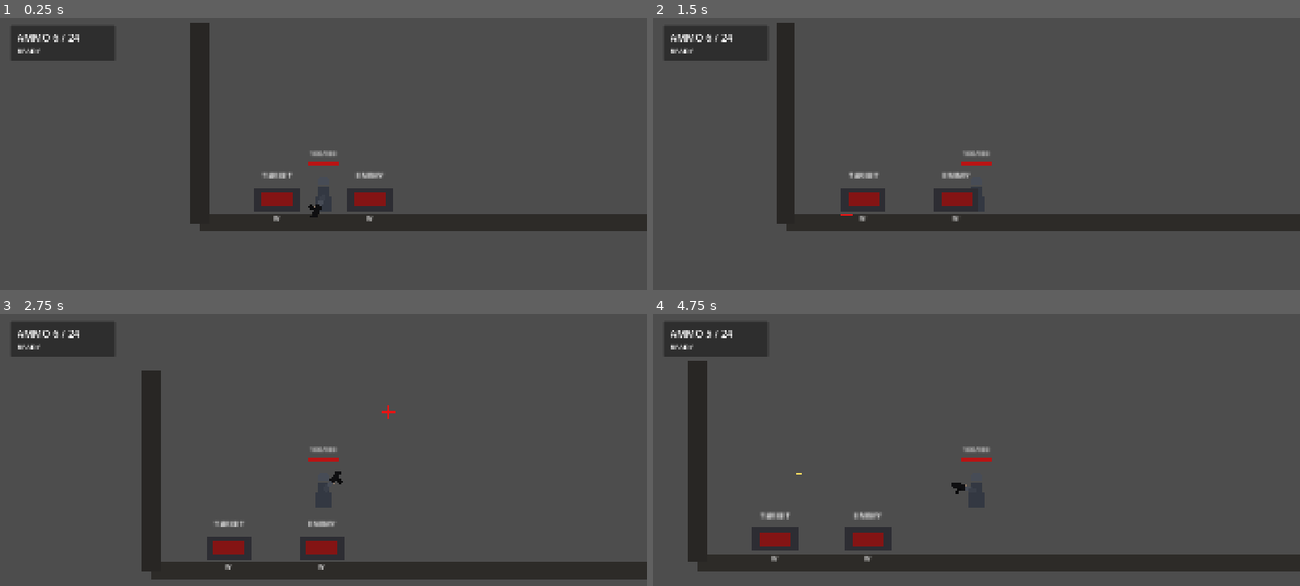
Above: before the commit, frames 1-4 (two rows, left to right).
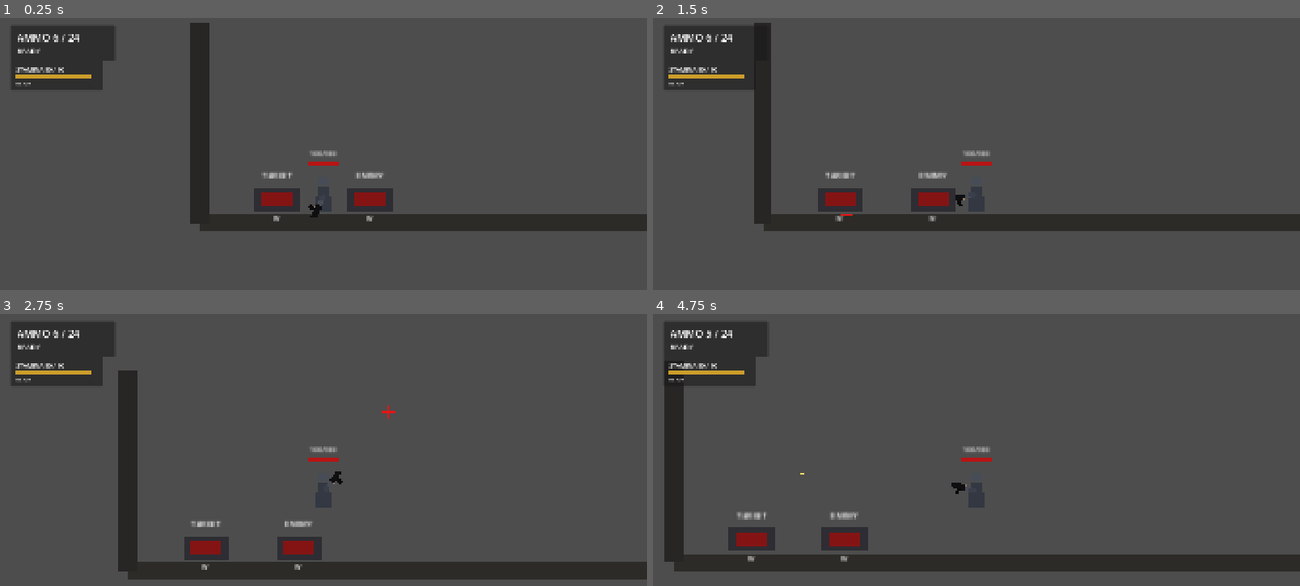
Above: after the commit, the same moments.

Repository: YuiTatsuki1011/projekt-black
Game: Godot game, scene res://scenes/levels/test_level.tscn
The game is run twice, just before and just after one commit, with the same random seed, the same clock (stepped at 60 frames per second) and the same inputs.
Inputs (mouse positions are in pixels of both pictures, inside the frame that each line leads up to):
- Up to frame 1 (0.25 s): no input
- Up to frame 2 (1.5 s): tap Enter at 0.5 s; move the mouse to (1118, 178) at 0.52 s; hold S (crouch) 0.53-1.28 s; hold D (move_right) from 0.53 s (still down); tap Space (jump) at 0.77, 1.07 s; tap Shift (dodge, bound only after the commit) at 0.8, 1.35 s; move the mouse to (847, 213) at 1.27 s
- Up to frame 3 (2.75 s): tap Space (jump) at 1.52, 1.82, 2.3 s; tap F (melee_attack, bound only after the commit) at 1.55, 2.1 s; move the mouse to (388, 411) at 2.02 s; release D (move_right) at 2.03 s; hold A (move_left) from 2.03 s (still down)
- Up to frame 4 (4.75 s): move the mouse to (944, 564) at 2.77 s; release A (move_left) at 2.78 s; hold D (move_right) 2.78-4.28 s; tap Space (jump) at 2.85, 3.02, 3.32, 3.77, 4.07, 4.52 s; tap S (crouch) at 3.05 s; move the mouse to (1170, 547) at 3.52 s; hold S (crouch) 3.53-4.28 s; tap Shift (dodge, bound only after the commit) at 3.8 s; move the mouse to (782, 439) at 4.27 s; hold A (move_left) from 4.28 s (still down); click (782, 439) at 4.35 s; tap F (melee_attack, bound only after the commit) at 4.55 s

The runs differ from the first frame. In frame 1, 1.4% of the frame differs, in the area x 1-16%, y 15-27%; in frame 2, 6.9%; in frame 3, 7.7%, in the area x 1-54%, y 15-98%; in frame 4, 7.2%.

Commit message:
Add melee and dodge prototype

Diff:
--- a/project.godot
+++ b/project.godot
@@ -59,6 +59,16 @@
 "events": [Object(InputEventKey,"resource_local_to_scene":false,"resource_name":"","device":-1,"window_id":0,"alt_press …(190 unchanged characters)…
 ]
 }
+melee_attack={
+"deadzone": 0.5,
+"events": [Object(InputEventKey,"resource_local_to_scene":false,"resource_name":"","device":-1,"window_id":0,"alt_pressed":false,"shift_pressed":false,"ctrl_pressed":false,"meta_pressed":false,"pressed":false,"keycode":70,"physical_keycode":0,"key_label":0,"unicode":0,"location":0,"echo":false,"script":null)
+]
+}
+dodge={
+"deadzone": 0.5,
+"events": [Object(InputEventKey,"resource_local_to_scene":false,"resource_name":"","device":-1,"window_id":0,"alt_pressed":false,"shift_pressed":false,"ctrl_pressed":false,"meta_pressed":false,"pressed":false,"keycode":4194325,"physical_keycode":0,"key_label":0,"unicode":0,"location":0,"echo":false,"script":null)
+]
+}
 
 [layer_names]
 
--- a/scenes/levels/test_level.tscn
+++ b/scenes/levels/test_level.tscn
@@ -7,6 +7,7 @@
 [ext_resource type="PackedScene" path="res://scenes/enemies/training_target.tscn" id="5_training_target"]
 [ext_resource type="PackedScene" path="res://scenes/enemies/approach_enemy.tscn" id="6_approach_enemy"]
 [ext_resource type="PackedScene" path="res://scenes/ui/death_screen.tscn" id="7_death_screen"]
+[ext_resource type="PackedScene" path="res://scenes/ui/stamina_hud.tscn" id="8_stamina_hud"]
 
 [sub_resource type="RectangleShape2D" id="RectangleShape2D_floor"]
 size = Vector2(1200, 24)
@@ -73,4 +74,6 @@
 
 [node name="AmmoHud" parent="." instance=ExtResource("3_hud")]
 
+[node name="StaminaHud" parent="." instance=ExtResource("8_stamina_hud")]
+
 [node name="DeathScreen" parent="." instance=ExtResource("7_death_screen")]
--- a/scenes/player/player.tscn
+++ b/scenes/player/player.tscn
@@ -1,9 +1,11 @@
-[gd_scene load_steps=9 format=3]
+[gd_scene load_steps=12 format=3]
 
 [ext_resource type="Script" path="res://scripts/player/player_controller.gd" id="1_player_controller"]
 [ext_resource type="PackedScene" path="res://scenes/weapons/projectile.tscn" id="2_projectile"]
 [ext_resource type="Script" path="res://scripts/combat/health.gd" id="3_health"]
 [ext_resource type="PackedScene" path="res://scenes/ui/health_indicator.tscn" id="4_health_indicator"]
+[ext_resource type="PackedScene" path="res://scenes/vfx/player_afterimage.tscn" id="5_afterimage"]
+[ext_resource type="PackedScene" path="res://scenes/vfx/player_bleed.tscn" id="6_player_bleed"]
 
 [sub_resource type="RectangleShape2D" id="RectangleShape2D_standing"]
 size = Vector2(18, 42)
@@ -14,11 +16,16 @@
 [sub_resource type="CircleShape2D" id="CircleShape2D_interaction"]
 radius = 54.0
 
+[sub_resource type="RectangleShape2D" id="RectangleShape2D_melee"]
+size = Vector2(56, 34)
+
 [node name="Player" type="CharacterBody2D"]
 collision_layer = 2
 collision_mask = 9
 script = ExtResource("1_player_controller")
 projectile_scene = ExtResource("2_projectile")
+afterimage_scene = ExtResource("5_afterimage")
+player_bleed_vfx_scene = ExtResource("6_player_bleed")
 
 [node name="StandingCollision" type="CollisionShape2D" parent="."]
 position = Vector2(0, -21)
@@ -116,6 +123,24 @@
 rest = Transform2D(1, 0, 0, 1, 18, 0)
 auto_calculate_length_and_angle = false
 
+[node name="MeleeRoot" type="Node2D" parent="."]
+visible = false
+position = Vector2(0, -22)
+
+[node name="MeleeHitArea" type="Area2D" parent="MeleeRoot"]
+collision_layer = 0
+collision_mask = 8
+monitoring = false
+
+[node name="CollisionShape2D" type="CollisionShape2D" parent="MeleeRoot/MeleeHitArea"]
+position = Vector2(30, 0)
+shape = SubResource("RectangleShape2D_melee")
+
+[node name="SlashVisual" type="Polygon2D" parent="MeleeRoot"]
+visible = false
+color = Color(0.92, 0.82, 0.55, 0.72)
+polygon = PackedVector2Array(8, -20, 60, -8, 60, 8, 8, 20, 22, 0)
+
 [node name="Camera2D" type="Camera2D" parent="."]
 position = Vector2(0, -22)
 enabled = true
--- /dev/null
+++ b/scenes/ui/stamina_hud.tscn
@@ -0,0 +1,61 @@
+[gd_scene load_steps=2 format=3]
+
+[ext_resource type="Script" path="res://scripts/ui/stamina_hud.gd" id="1_stamina_hud"]
+
+[node name="StaminaHud" type="CanvasLayer"]
+script = ExtResource("1_stamina_hud")
+
+[node name="Root" type="Control" parent="."]
+layout_mode = 3
+anchors_preset = 15
+anchor_right = 1.0
+anchor_bottom = 1.0
+grow_horizontal = 2
+grow_vertical = 2
+mouse_filter = 2
+
+[node name="Panel" type="PanelContainer" parent="Root"]
+layout_mode = 0
+offset_left = 32.0
+offset_top = 138.0
+offset_right = 304.0
+offset_bottom = 226.0
+mouse_filter = 2
+
+[node name="Margin" type="MarginContainer" parent="Root/Panel"]
+layout_mode = 2
+theme_override_constants/margin_left = 16
+theme_override_constants/margin_top = 12
+theme_override_constants/margin_right = 16
+theme_override_constants/margin_bottom = 12
+
+[node name="Rows" type="VBoxContainer" parent="Root/Panel/Margin"]
+layout_mode = 2
+
+[node name="Label" type="Label" parent="Root/Panel/Margin/Rows"]
+layout_mode = 2
+theme_override_font_sizes/font_size = 18
+text = "STAMINA -- / --"
+
+[node name="Bar" type="Control" parent="Root/Panel/Margin/Rows"]
+custom_minimum_size = Vector2(220, 10)
+layout_mode = 2
+
+[node name="Background" type="ColorRect" parent="Root/Panel/Margin/Rows/Bar"]
+layout_mode = 0
+offset_right = 220.0
+offset_bottom = 10.0
+color = Color(0.06, 0.055, 0.045, 0.9)
+mouse_filter = 2
+
+[node name="Fill" type="ColorRect" parent="Root/Panel/Margin/Rows/Bar"]
+layout_mode = 0
+offset_right = 220.0
+offset_bottom = 10.0
+color = Color(0.8, 0.62, 0.16, 1)
+mouse_filter = 2
+
+[node name="StatusLabel" type="Label" parent="Root/Panel/Margin/Rows"]
+layout_mode = 2
+theme_override_font_sizes/font_size = 14
+text = "READY"
--- /dev/null
+++ b/scenes/vfx/player_afterimage.tscn
@@ -0,0 +1,23 @@
+[gd_scene load_steps=2 format=3]
+
+[ext_resource type="Script" path="res://scripts/combat/afterimage_vfx.gd" id="1_afterimage_vfx"]
+
+[node name="PlayerAfterimage" type="Node2D"]
+modulate = Color(0.55, 0.6, 0.68, 0.34)
+script = ExtResource("1_afterimage_vfx")
+lifetime = 0.2
+
+[node name="Body" type="Polygon2D" parent="."]
+position = Vector2(0, -18)
+color = Color(0.42, 0.48, 0.58, 1)
+polygon = PackedVector2Array(-8, -16, 8, -16, 10, 16, -10, 16)
+
+[node name="Head" type="Polygon2D" parent="."]
+position = Vector2(0, -42)
+color = Color(0.42, 0.48, 0.58, 1)
+polygon = PackedVector2Array(-6, -6, 6, -6, 7, 5, -7, 5)
+
+[node name="Legs" type="Polygon2D" parent="."]
+position = Vector2(0, 1)
+color = Color(0.32, 0.36, 0.44, 1)
+polygon = PackedVector2Array(-8, 0, -2, 0, -2, 18, -8, 18, 2, 0, 8, 0, 8, 18, 2, 18)
--- /dev/null
+++ b/scenes/vfx/player_bleed.tscn
@@ -0,0 +1,13 @@
+[gd_scene load_steps=2 format=3]
+
+[ext_resource type="Script" path="res://scripts/combat/burst_vfx.gd" id="1_burst_vfx"]
+
+[node name="PlayerBleed" type="Node2D"]
+script = ExtResource("1_burst_vfx")
+particle_count = 12
+min_speed = 35.0
+max_speed = 125.0
+lifetime = 0.42
+particle_size = Vector2(2, 2)
+burst_color = Color(0.78, 0.0, 0.02, 1)
+gravity = 120.0
--- /dev/null
+++ b/scripts/combat/afterimage_vfx.gd
@@ -0,0 +1,15 @@
+extends Node2D
+class_name AfterimageVfx
+
+@export var lifetime: float = 0.18
+
+var _age: float = 0.0
+
+
+func _process(delta: float) -> void:
+	_age += delta
+	var ratio := clampf(_age / lifetime, 0.0, 1.0)
+	modulate.a = 1.0 - ratio
+
+	if _age >= lifetime:
+		queue_free()
--- a/scripts/combat/health.gd
+++ b/scripts/combat/health.gd
@@ -9,6 +9,7 @@
 @export var current_health: int = 100
 
 var is_dead: bool = false
+var _invulnerability_remaining: float = 0.0
 
 
 func _ready() -> void:
@@ -17,9 +18,18 @@
 	health_changed.emit(current_health, max_health)
 
 
-func apply_damage(amount: int) -> void:
-	if is_dead or amount <= 0:
+func _process(delta: float) -> void:
+	if _invulnerability_remaining <= 0.0:
 		return
+
+	_invulnerability_remaining -= delta
+	if _invulnerability_remaining < 0.0:
+		_invulnerability_remaining = 0.0
+
+
+func apply_damage(amount: int) -> bool:
+	if is_dead or amount <= 0 or is_damage_blocked():
+		return false
 
 	current_health = maxi(current_health - amount, 0)
 	health_changed.emit(current_health, max_health)
@@ -28,6 +38,8 @@
 	if current_health <= 0:
 		is_dead = true
 		died.emit()
+
+	return true
 
 
 func heal(amount: int) -> void:
@@ -40,5 +52,14 @@
 
 func reset_health() -> void:
 	is_dead = false
+	_invulnerability_remaining = 0.0
 	current_health = max_health
 	health_changed.emit(current_health, max_health)
+
+
+func set_invulnerable_for(duration: float) -> void:
+	_invulnerability_remaining = maxf(_invulnerability_remaining, duration)
+
+
+func is_damage_blocked() -> bool:
+	return _invulnerability_remaining > 0.0
--- a/scripts/player/player_controller.gd
+++ b/scripts/player/player_controller.gd
@@ -6,8 +6,16 @@
 signal reload_started(duration: float)
 signal interact_requested
 signal died
+signal stamina_changed(current_stamina: float, max_stamina: float, overheated: bool)
 
 const ENEMY_COLLISION_MASK: int = 8
+
+enum MeleeState {
+	READY,
+	LUNGE,
+	STRIKE,
+	RECOVERY,
+}
 
 @export var walk_speed: float = 160.0
 @export var crouch_speed_multiplier: float = 0.45
@@ -24,7 +32,24 @@
 @export var damage_knockback_strength: float = 130.0
 @export var damage_knockback_lift: float = -55.0
 @export var damage_knockback_recovery: float = 520.0
+@export var max_stamina: float = 90.0
+@export var melee_stamina_cost: float = 30.0
+@export var stamina_recovery_rate: float = 42.0
+@export var overheat_recovery_rate: float = 32.0
+@export var stamina_recovery_delay: float = 0.55
+@export var melee_lunge_speed: float = 250.0
+@export var melee_lunge_time: float = 0.13
+@export var melee_strike_time: float = 0.11
+@export var melee_recovery_time: float = 0.2
+@export var melee_combo_reset_time: float = 0.75
+@export var dodge_speed: float = 330.0
+@export var dodge_duration: float = 0.13
+@export var dodge_cooldown: float = 0.55
+@export var dodge_invulnerability_time: float = 0.1
+@export var dodge_afterimage_interval: float = 0.035
 @export var projectile_scene: PackedScene
+@export var afterimage_scene: PackedScene
+@export var player_bleed_vfx_scene: PackedScene
 
 @onready var body_root: Node2D = $VisualRoot/BodyRoot
 @onready var arm_rig: Node2D = $ArmRig
@@ -36,9 +61,14 @@
 @onready var crouching_collision: CollisionShape2D = $CrouchingCollision
 @onready var interaction_area: Area2D = $InteractionArea
 @onready var health: Node = $Health
+@onready var melee_root: Node2D = $MeleeRoot
+@onready var melee_hit_area: Area2D = $MeleeRoot/MeleeHitArea
+@onready var melee_slash_visual: Polygon2D = $MeleeRoot/SlashVisual
 
 var current_ammo: int = 0
 var reserve_ammo: int = 0
+var current_stamina: float = 0.0
+var is_stamina_overheated: bool = false
 
 var _gravity: float = 980.0
 var _fire_cooldown_remaining: float = 0.0
@@ -51,6 +81,20 @@
 var _nearby_interactables: Array[Node2D] = []
 var _damage_flash_tween: Tween
 var _damage_knockback_velocity: Vector2 = Vector2.ZERO
+var _stamina_recovery_delay_remaining: float = 0.0
+var _melee_state: MeleeState = MeleeState.READY
+var _melee_timer: float = 0.0
+var _melee_direction: int = 1
+var _melee_combo_step: int = 0
+var _current_melee_step: int = 0
+var _melee_combo_reset_remaining: float = 0.0
+var _queued_melee_attack: bool = false
+var _melee_hit_bodies: Array[Node] = []
+var _is_dodging: bool = false
+var _dodge_timer: float = 0.0
+var _dodge_cooldown_remaining: float = 0.0
+var _dodge_direction: int = 1
+var _afterimage_timer: float = 0.0
 
 
 func _ready() -> void:
@@ -58,14 +102,17 @@
 		_gravity = float(ProjectSettings.get_setting("physics/2d/default_gravity"))
 	current_ammo = magazine_size
 	reserve_ammo = starting_reserve_ammo
+	current_stamina = max_stamina
 	_configure_aim_bones()
 	health.damaged.connect(_on_damaged)
 	health.died.connect(_on_died)
 	interaction_area.area_entered.connect(_on_interaction_area_entered)
 	interaction_area.area_exited.connect(_on_interaction_area_exited)
 	_set_crouching(false)
+	_set_melee_visual(false)
 	_update_arm_anchor()
 	ammo_changed.emit(current_ammo, reserve_ammo)
+	stamina_changed.emit(current_stamina, max_stamina, is_stamina_overheated)
 
 
 func _physics_process(delta: float) -> void:
@@ -73,10 +120,13 @@
 		return
 
 	_update_timers(delta)
+	_update_stamina(delta)
+	_handle_actions()
+	_update_melee(delta)
+	_update_dodge(delta)
 	_handle_movement(delta)
 	move_and_slide()
 	_update_aim(delta)
-	_handle_actions()
 
 
 func _update_timers(delta: float) -> void:
@@ -84,35 +134,83 @@
 	if _fire_cooldown_remaining < 0.0:
 		_fire_cooldown_remaining = 0.0
 
+	_dodge_cooldown_remaining -= delta
+	if _dodge_cooldown_remaining < 0.0:
+		_dodge_cooldown_remaining = 0.0
+
+	if _stamina_recovery_delay_remaining > 0.0:
+		_stamina_recovery_delay_remaining -= delta
+
+	if _melee_state == MeleeState.READY and _melee_combo_reset_remaining > 0.0:
+		_melee_combo_reset_remaining -= delta
+		if _melee_combo_reset_remaining <= 0.0:
+			_melee_combo_step = 0
+			_queued_melee_attack = false
+
 	if _is_reloading:
 		_reload_remaining -= delta
 		if _reload_remaining <= 0.0:
 			_finish_reload()
 
 
+func _update_stamina(delta: float) -> void:
+	if is_stamina_overheated:
+		if _stamina_recovery_delay_remaining > 0.0 or _melee_state != MeleeState.READY:
+			return
+
+		_set_stamina(current_stamina + overheat_recovery_rate * delta)
+		if current_stamina >= max_stamina:
+			is_stamina_overheated = false
+			_set_stamina(max_stamina)
+		return
+
+	if _stamina_recovery_delay_remaining > 0.0 or _melee_state != MeleeState.READY:
+		return
+
+	if current_stamina < max_stamina:
+		_set_stamina(current_stamina + stamina_recovery_rate * delta)
+
+
 func _handle_movement(delta: float) -> void:
 	var input_axis: float = Input.get_axis("move_left", "move_right")
-	var wants_crouch: bool = Input.is_action_pressed("crouch") and is_on_floor()
+	var action_locked := _is_dodging or _melee_state != MeleeState.READY
+	var wants_crouch: bool = Input.is_action_pressed("crouch") and is_on_floor() and not action_locked
 	_set_crouching(wants_crouch)
 
 	var active_speed: float = walk_speed
 	if _is_crouching:
 		active_speed *= crouch_speed_multiplier
 
-	velocity.x = input_axis * active_speed + _damage_knockback_velocity.x
+	if _is_dodging:
+		velocity.x = float(_dodge_direction) * dodge_speed
+	elif _melee_state == MeleeState.LUNGE:
+		velocity.x = float(_melee_direction) * melee_lunge_speed + _damage_knockback_velocity.x
+	elif _melee_state == MeleeState.STRIKE or _melee_state == MeleeState.RECOVERY:
+		velocity.x = _damage_knockback_velocity.x
+	else:
+		velocity.x = input_axis * active_speed + _damage_knockback_velocity.x
 
 	if not is_on_floor():
 		velocity.y += _gravity * delta
 	elif velocity.y > 0.0:
 		velocity.y = 0.0
 
-	if Input.is_action_just_pressed("jump") and is_on_floor() and not _is_crouching:
+	if Input.is_action_just_pressed("jump") and is_on_floor() and not _is_crouching and not action_locked:
 		velocity.y = jump_velocity
 
 	_damage_knockback_velocity = _damage_knockback_velocity.move_toward(Vector2.ZERO, damage_knockback_recovery * delta)
 
 
 func _handle_actions() -> void:
+	if Input.is_action_just_pressed("dodge"):
+		_try_start_dodge()
+
+	if Input.is_action_just_pressed("melee_attack"):
+		_handle_melee_input()
+
+	if _is_dodging or _melee_state != MeleeState.READY:
+		return
+
 	if Input.is_action_just_pressed("interact"):
 		_interact_with_nearest()
 		interact_requested.emit()
@@ -125,6 +223,9 @@
 
 
 func _update_aim(delta: float) -> void:
+	if _is_dodging or _melee_state != MeleeState.READY:
+		return
+
 	var mouse_position: Vector2 = get_global_mouse_position()
 	var next_facing: int = _facing
 	var aim_offset_x: float = mouse_position.x - global_position.x
@@ -206,6 +307,220 @@
 	ammo_changed.emit(current_ammo, reserve_ammo)
 
 
+func _update_dodge(delta: float) -> void:
+	if not _is_dodging:
+		return
+
+	_dodge_timer -= delta
+	_afterimage_timer -= delta
+	if _afterimage_timer <= 0.0:
+		_spawn_afterimage()
+		_afterimage_timer = dodge_afterimage_interval
+
+	if _dodge_timer <= 0.0:
+		_is_dodging = false
+		body_root.modulate = Color.WHITE
+		arm_rig.modulate = Color.WHITE
+
+
+func _try_start_dodge() -> void:
+	if _is_dodging or _dodge_cooldown_remaining > 0.0 or not is_on_floor():
+		return
+
+	if _melee_state == MeleeState.STRIKE:
+		return
+
+	if _melee_state != MeleeState.READY:
+		_cancel_melee_attack()
+
+	_dodge_direction = _get_action_direction()
+	_is_dodging = true
+	_dodge_timer = dodge_duration
+	_dodge_cooldown_remaining = dodge_cooldown
+	_afterimage_timer = 0.0
+	_set_crouching(false)
+	health.set_invulnerable_for(dodge_invulnerability_time)
+	body_root.modulate = Color(0.72, 0.78, 0.86, 1.0)
+	arm_rig.modulate = Color(0.72, 0.78, 0.86, 1.0)
+	_spawn_afterimage()
+
+
+func _get_action_direction() -> int:
+	var input_axis: float = Input.get_axis("move_left", "move_right")
+	if absf(input_axis) > 0.01:
+		return int(signf(input_axis))
+
+	var mouse_offset_x := get_global_mouse_position().x - global_position.x
+	if mouse_offset_x > aim_flip_dead_zone:
+		return 1
+	if mouse_offset_x < -aim_flip_dead_zone:
+		return -1
+
+	return _facing
+
+
+func _spawn_afterimage() -> void:
+	if afterimage_scene == null:
+		return
+
+	var afterimage := afterimage_scene.instantiate()
+	var afterimage_parent := get_tree().current_scene
+	if afterimage_parent == null:
+		afterimage_parent = get_parent()
+	afterimage_parent.add_child(afterimage)
+	if afterimage is Node2D:
+		var afterimage_2d := afterimage as Node2D
+		afterimage_2d.global_position = global_position
+		afterimage_2d.scale.x = float(_facing)
+
+
+func _handle_melee_input() -> void:
+	if _is_dodging:
+		return
+
+	if _melee_state == MeleeState.READY:
+		if _melee_combo_reset_remaining <= 0.0:
+			_melee_combo_step = 0
+		_try_start_melee_attack()
+	elif (_melee_state == MeleeState.STRIKE or _melee_state == MeleeState.RECOVERY) and _melee_combo_step <= 2:
+		_queued_melee_attack = true
+
+
+func _try_start_melee_attack() -> void:
+	if is_stamina_overheated or current_stamina < melee_stamina_cost or not is_on_floor():
+		return
+
+	_current_melee_step = clampi(_melee_combo_step, 0, 2)
+	_melee_combo_step = _current_melee_step + 1
+	_melee_combo_reset_remaining = melee_combo_reset_time
+	_queued_melee_attack = false
+	_melee_hit_bodies.clear()
+	_melee_direction = _get_action_direction()
+	_set_crouching(false)
+	_set_facing(_melee_direction)
+	_consume_stamina(melee_stamina_cost)
+	_melee_state = MeleeState.LUNGE
+	_melee_timer = melee_lunge_time
+	_set_melee_visual(true)
+
+
+func _update_melee(delta: float) -> void:
+	match _melee_state:
+		MeleeState.READY:
+			return
+		MeleeState.LUNGE:
+			_melee_timer -= delta
+			if _melee_timer <= 0.0 or _melee_has_enemy_contact():
+				_enter_melee_strike()
+		MeleeState.STRIKE:
+			_melee_timer -= delta
+			_apply_melee_damage()
+			if _melee_timer <= 0.0:
+				_enter_melee_recovery()
+		MeleeState.RECOVERY:
+			_melee_timer -= delta
+			if _melee_timer <= 0.0:
+				_finish_melee_recovery()
+
+
+func _enter_melee_strike() -> void:
+	_melee_state = MeleeState.STRIKE
+	_melee_timer = melee_strike_time
+	_apply_melee_damage()
+	melee_slash_visual.color = Color(0.92, 0.82, 0.55, 0.82)
+
+
+func _enter_melee_recovery() -> void:
+	_melee_state = MeleeState.RECOVERY
+	_melee_timer = melee_recovery_time
+	melee_slash_visual.color = Color(0.72, 0.62, 0.42, 0.45)
+
+
+func _finish_melee_recovery() -> void:
+	_set_melee_visual(false)
+
+	if _queued_melee_attack and _melee_combo_step <= 2 and not is_stamina_overheated:
+		_try_start_melee_attack()
+		return
+
+	_melee_state = MeleeState.READY
+	_queued_melee_attack = false
+	if _melee_combo_step > 2:
+		_melee_combo_step = 0
+		_melee_combo_reset_remaining = 0.0
+
+
+func _cancel_melee_attack() -> void:
+	_melee_state = MeleeState.READY
+	_melee_timer = 0.0
+	_queued_melee_attack = false
+	_melee_hit_bodies.clear()
+	_set_melee_visual(false)
+
+
+func _melee_has_enemy_contact() -> bool:
+	for body in melee_hit_area.get_overlapping_bodies():
+		if body.get_node_or_null("Health") != null:
+			return true
+	return false
+
+
+func _apply_melee_damage() -> void:
+	var damage := _get_melee_damage()
+	var hit_position := melee_hit_area.global_position
+
+	for body in melee_hit_area.get_overlapping_bodies():
+		if body in _melee_hit_bodies:
+			continue
+
+		var health_node := body.get_node_or_null("Health")
+		if health_node == null:
+			continue
+
+		_melee_hit_bodies.append(body)
+		if body.has_method("apply_hit_reaction"):
+			body.call("apply_hit_reaction", Vector2(_melee_direction, 0.0), damage, hit_position)
+		health_node.apply_damage(damage)
+
+
+func _get_melee_damage() -> int:
+	match _current_melee_step:
+		0:
+			return 34
+		1:
+			return 48
+		_:
+			return 68
+
+
+func _consume_stamina(amount: float) -> void:
+	_set_stamina(current_stamina - amount)
+	_stamina_recovery_delay_remaining = stamina_recovery_delay
+	if current_stamina <= 0.0:
+		is_stamina_overheated = true
+		_set_stamina(0.0)
+
+
+func _set_stamina(value: float) -> void:
+	current_stamina = clampf(value, 0.0, max_stamina)
+	stamina_changed.emit(current_stamina, max_stamina, is_stamina_overheated)
+
+
+func _set_melee_visual(visible: bool) -> void:
+	melee_root.visible = visible
+	melee_hit_area.monitoring = visible
+	melee_root.scale.x = float(_melee_direction)
+	melee_slash_visual.visible = visible
+
+
+func _set_facing(direction: int) -> void:
+	if direction == 0:
+		return
+	_facing = direction
+	body_root.scale.x = float(_facing)
+	_update_arm_anchor()
+
+
 func _set_crouching(enabled: bool) -> void:
 	if _is_crouching == enabled:
 		return
@@ -312,6 +627,9 @@
 
 
 func apply_damage_reaction(direction: Vector2, _damage: int, _source_position: Vector2) -> void:
+	if health.has_method("is_damage_blocked") and health.call("is_damage_blocked"):
+		return
+
 	var knockback_direction := direction.normalized()
 	if knockback_direction == Vector2.ZERO:
 		knockback_direction = Vector2.RIGHT
@@ -324,6 +642,8 @@
 func _on_damaged(_amount: int, _current_health: int, _max_health: int) -> void:
 	if _is_dead:
 		return
+
+	_spawn_player_bleed()
 
 	if _damage_flash_tween != null:
 		_damage_flash_tween.kill()
@@ -333,3 +653,18 @@
 	_damage_flash_tween = create_tween()
 	_damage_flash_tween.tween_property(body_root, "modulate", Color.WHITE, damage_flash_time)
 	_damage_flash_tween.parallel().tween_property(arm_rig, "modulate", Color.WHITE, damage_flash_time)
+
+
+func _spawn_player_bleed() -> void:
+	if player_bleed_vfx_scene == null:
+		return
+
+	var vfx := player_bleed_vfx_scene.instantiate()
+	var vfx_parent := get_tree().current_scene
+	if vfx_parent == null:
+		vfx_parent = get_parent()
+	vfx_parent.add_child(vfx)
+
+	if vfx is Node2D:
+		var vfx_2d := vfx as Node2D
+		vfx_2d.global_position = global_position + Vector2(0, -28)
--- /dev/null
+++ b/scripts/ui/stamina_hud.gd
@@ -0,0 +1,39 @@
+extends CanvasLayer
+class_name StaminaHud
+
+@export var player_path: NodePath = NodePath("../Player")
+
+@onready var fill: ColorRect = $Root/Panel/Margin/Rows/Bar/Fill
+@onready var label: Label = $Root/Panel/Margin/Rows/Label
+@onready var status_label: Label = $Root/Panel/Margin/Rows/StatusLabel
+
+var _bar_width: float = 220.0
+
+
+func _ready() -> void:
+	var player := get_node_or_null(player_path)
+	if player == null:
+		_update_value(0.0, 1.0, true)
+		return
+
+	if player.has_signal("stamina_changed"):
+		player.stamina_changed.connect(_update_value)
+
+	var current := float(player.get("current_stamina"))
+	var maximum := float(player.get("max_stamina"))
+	var overheated := bool(player.get("is_stamina_overheated"))
+	_update_value(current, maximum, overheated)
+
+
+func _update_value(current: float, maximum: float, overheated: bool) -> void:
+	var safe_maximum := maxf(maximum, 1.0)
+	var ratio := clampf(current / safe_maximum, 0.0, 1.0)
+	fill.size.x = _bar_width * ratio
+	label.text = "STAMINA %d / %d" % [roundi(current), roundi(safe_maximum)]
+
+	if overheated:
+		fill.color = Color(0.42, 0.42, 0.42, 1.0)
+		status_label.text = "OVERHEAT"
+	else:
+		fill.color = Color(0.8, 0.62, 0.16, 1.0)
+		status_label.text = "READY"
Not shown: 1 places in scenes/levels/test_level.tscn that only renumber resources
Not shown, added: scripts/ui/death_screen.gd.uid
Not shown, changed: docs/ARCHITECTURE.md
Not shown, changed: docs/DECISIONS.md
Not shown, changed: docs/HANDOFF.md
Not shown, changed: docs/INPUT_SPEC.md
